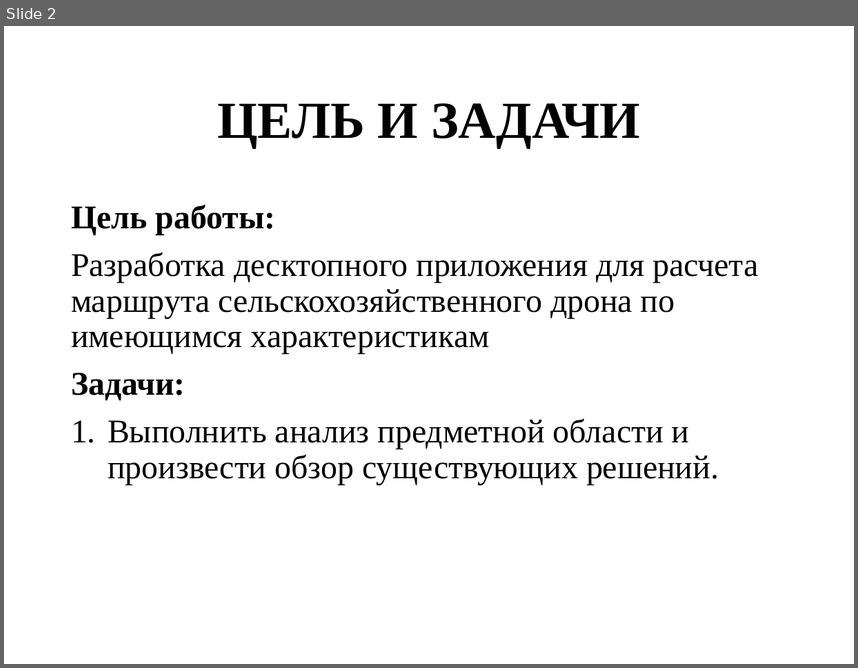
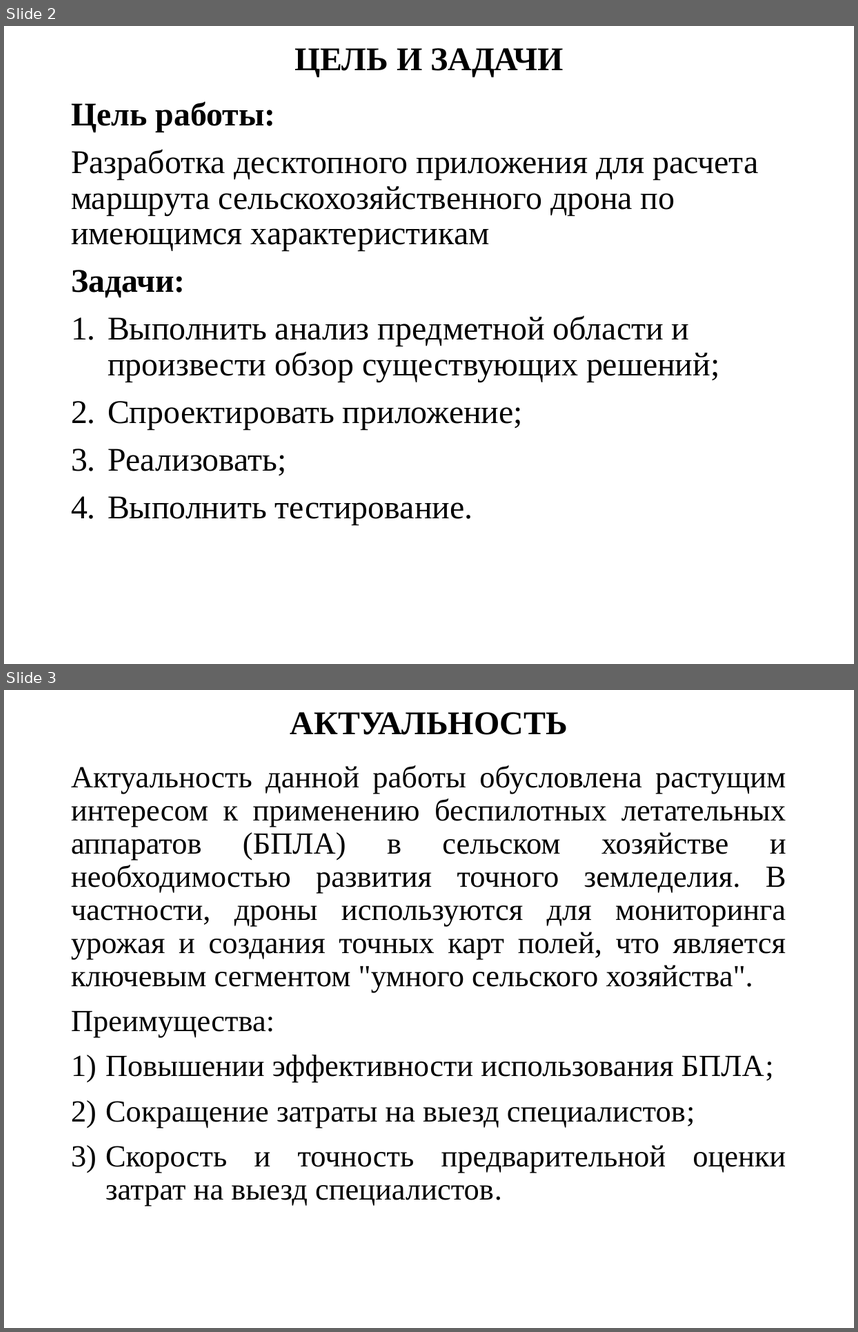
Before and after one commit to evgenkot/uav-route-calculation, a slide deck: doc/Raschupkin_EV_UAV_Route_Planning.pptx. Shown one above the other, each under a label of ours: slide 2 before the commit, slides 2 and 3 after it. The pictures are 858x668 and 858x1332 pixels, drawn with LibreOffice and Linux fonts; fonts in the diff are those of the drawing. Boxes give left, top, right and bottom in pixels: in the first picture for what was removed or moved away, otherwise in the second. Text is boxed around its words. In the diff, an @@ line names an element or a change of style, - is before the commit and + after.

```diff
--- a/doc/Raschupkin_EV_UAV_Route_Planning.pptx
+++ b/doc/Raschupkin_EV_UAV_Route_Planning.pptx
@@ slide 3 added at (4,690,854,1328), background #FFFFFF @@
@@ title added at (290,712,568,735), 28 pt, text #000000, bold @@
+АКТУАЛЬНОСТЬ
@@ text added at (71,765,786,1205), 26 pt, text #000000 @@
+Актуальность данной работы обусловлена растущим интересом к применению беспилотных летательных аппаратов (БПЛА) в сельском хозяйстве и необходимостью развития точного земледелия. В частности, дроны используются для мониторинга урожая и создания точных карт полей, что является ключевым сегментом "умного сельского хозяйства".
+Преимущества:
+1) Повышении эффективности использования БПЛА;
+2) Сокращение затраты на выезд специалистов;
+3) Скорость и точность предварительной оценки затрат на выезд специалистов.
@@ slide 2 changed as well @@
@@ title "ЦЕЛЬ И ЗАДАЧИ": place and size @@
-title "ЦЕЛЬ И ЗАДАЧИ" at (217,103,639,148)
+title "ЦЕЛЬ И ЗАДАЧИ" at (294,48,563,76)
@@ title "ЦЕЛЬ И ЗАДАЧИ" at (294,48,563,76): size 44 to 28 pt @@
@@ text "Цель работы:": place and size @@
-text "Цель работы:" at (71,204,758,485)
+text "Цель работы:" at (71,101,758,524)
@@ text at (107,315,720,524): text changed @@
-1. Выполнить анализ предметной области и произвести обзор существующих решений.
+1. Выполнить анализ предметной области и произвести обзор существующих решений;
+2. Спроектировать приложение;
+3. Реализовать;
+4. Выполнить тестирование.
```
Also in this commit, not shown: 1 other slide changed, 9 other slides added, 2 slides removed.
